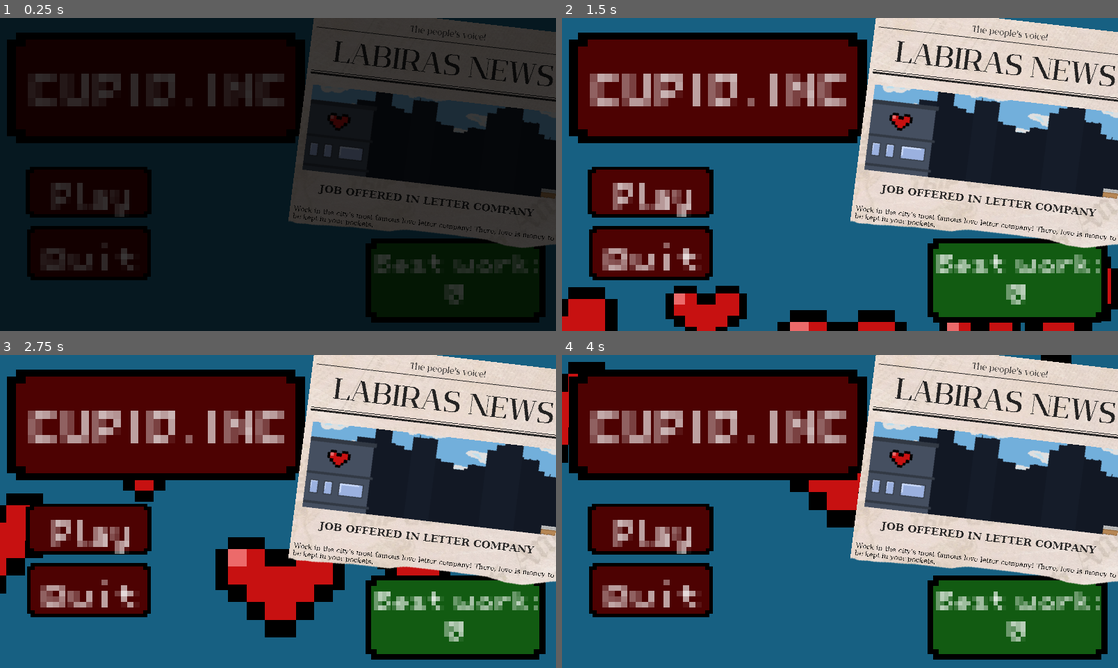
Above: before the commit, frames 1-4 (two rows, left to right).
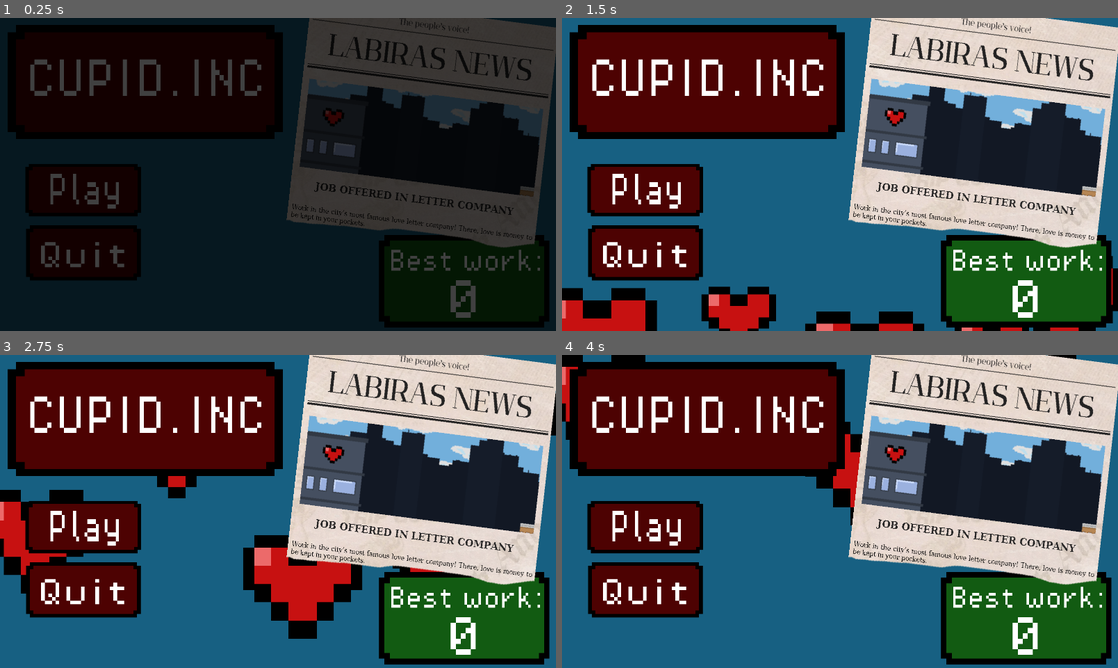
Above: after the commit, the same moments.

Repository: SoaresDavidson/CUPID.inc
Game: Godot game, scene res://scenes/menu.tscn
The game is run twice, just before and just after one commit, with the same random seed, the same clock (stepped at 60 frames per second) and the same inputs.
Inputs:
- Up to frame 1 (0.25 s): no input
- Up to frame 2 (1.5 s): no input
- Up to frame 3 (2.75 s): no input
- Up to frame 4 (4 s): no input

The runs differ from the first frame. In frame 1, 17% of the frame differs, in the area x 1-100%, y 0-99%; in frame 2, 32%; in frame 3, 32%, in the area x 0-100%, y 0-99%; in frame 4, 28%.

Commit message:
Ajuste de escala, resolução e aparência do jogo

Diff:
--- a/project.godot
+++ b/project.godot
@@ -21,9 +21,12 @@
 
 [display]
 
+window/size/viewport_width=1920
+window/size/viewport_height=1080
+window/size/mode=3
 window/size/resizable=false
-window/stretch/mode="canvas_items"
-window/stretch/aspect="ignore"
+window/stretch/mode="viewport"
+window/stretch/scale_mode="integer"
 
 [input]
 
--- a/scenes/fracasso.tscn
+++ b/scenes/fracasso.tscn
@@ -57,6 +57,7 @@
 }
 
 [node name="Fracasso" type="Node2D"]
+scale = Vector2(1.6713, 1.67679)
 script = ExtResource("1_eng58")
 
 [node name="AnimationPlayer" type="AnimationPlayer" parent="."]
--- a/scenes/incompetente.tscn
+++ b/scenes/incompetente.tscn
@@ -57,6 +57,7 @@
 }
 
 [node name="Incompetente" type="Node2D"]
+scale = Vector2(1.66795, 1.66252)
 script = ExtResource("1_p5nb6")
 
 [node name="AnimationPlayer" type="AnimationPlayer" parent="."]
--- a/scenes/incompetentefracasso.tscn
+++ b/scenes/incompetentefracasso.tscn
@@ -57,6 +57,7 @@
 }
 
 [node name="IncompetenteFracasso" type="Node2D"]
+scale = Vector2(1.66804, 1.67043)
 script = ExtResource("1_objh6")
 
 [node name="AnimationPlayer" type="AnimationPlayer" parent="."]
--- a/scenes/jogo_2.tscn
+++ b/scenes/jogo_2.tscn
@@ -63,6 +63,7 @@
 }
 
 [node name="Jogo2" type="Node2D"]
+scale = Vector2(1.67098, 1.65963)
 script = ExtResource("1_o8kaa")
 
 [node name="AnimationPlayer" type="AnimationPlayer" parent="."]
--- a/scenes/menu.tscn
+++ b/scenes/menu.tscn
@@ -211,7 +211,7 @@
 offset_bottom = 38.0
 grow_horizontal = 2
 grow_vertical = 2
-scale = Vector2(15.9463, 15.2628)
+scale = Vector2(24.5609, 26.2775)
 script = ExtResource("1_7e1da")
 
 [node name="AnimationPlayer" type="AnimationPlayer" parent="."]
@@ -228,9 +228,9 @@
 [node name="Button" type="Button" parent="."]
 modulate = Color(1, 1, 1, 0)
 layout_mode = 0
-offset_left = 21.447
+offset_left = 15.5092
 offset_top = 18.1488
-offset_right = 96.4467
+offset_right = 90.5089
 offset_bottom = 49.1488
 scale = Vector2(0.2, 0.2)
 mouse_default_cursor_shape = 2
@@ -238,9 +238,9 @@
 [node name="Button2" type="Button" parent="."]
 modulate = Color(1, 1, 1, 0)
 layout_mode = 0
-offset_left = 21.6351
+offset_left = 15.6973
 offset_top = 26.4041
-offset_right = 96.6347
+offset_right = 90.6969
 offset_bottom = 57.4041
 scale = Vector2(0.2, 0.2)
 mouse_default_cursor_shape = 2
@@ -248,9 +248,9 @@
 [node name="Jogar" type="Label" parent="."]
 z_index = 2
 layout_mode = 0
-offset_left = 23.5164
+offset_left = 17.5786
 offset_top = 18.804
-offset_right = 93.5162
+offset_right = 87.5784
 offset_bottom = 41.804
 scale = Vector2(0.400619, 0.573047)
 theme_override_fonts/font = ExtResource("3_qqr6m")
@@ -261,9 +261,9 @@
 z_index = 2
 texture_filter = 1
 layout_mode = 0
-offset_left = 16.1166
+offset_left = 10.1788
 offset_top = 27.8455
-offset_right = 68.1166
+offset_right = 62.1788
 offset_bottom = 50.8455
 scale = Vector2(0.507914, 0.468302)
 theme_override_fonts/font = ExtResource("3_qqr6m")
@@ -273,14 +273,14 @@
 
 [node name="BotãoSprite2" type="Sprite2D" parent="."]
 z_index = 1
-position = Vector2(20.8199, 17.6901)
+position = Vector2(14.8821, 17.6901)
 scale = Vector2(0.509523, 0.431438)
 texture = ExtResource("4_2ajk6")
 centered = false
 
 [node name="BotãoSprite3" type="Sprite2D" parent="."]
 z_index = 1
-position = Vector2(20.9453, 25.7489)
+position = Vector2(15.0075, 25.7489)
 scale = Vector2(0.502877, 0.455316)
 texture = ExtResource("4_2ajk6")
 centered = false
@@ -311,15 +311,15 @@
 texture = ExtResource("5_xb4tc")
 
 [node name="BotãoSprite" type="Sprite2D" parent="."]
-position = Vector2(37.689, 6.97775)
+position = Vector2(31.7512, 6.97775)
 scale = Vector2(1.2111, 0.937738)
 texture = ExtResource("4_2ajk6")
 
 [node name="Título" type="Label" parent="."]
 layout_mode = 0
-offset_left = 21.0959
+offset_left = 15.1581
 offset_top = 4.19991
-offset_right = 195.095
+offset_right = 189.157
 offset_bottom = 27.1999
 scale = Vector2(0.590699, 0.684382)
 theme_override_fonts/font = ExtResource("3_qqr6m")
@@ -341,11 +341,11 @@
 [node name="Recorde" type="Label" parent="."]
 z_index = 2
 layout_mode = 0
-offset_left = 67.2493
-offset_top = 33.4391
-offset_right = 117.249
-offset_bottom = 43.4391
-scale = Vector2(0.386894, 0.422483)
+offset_left = 73.6945
+offset_top = 32.6516
+offset_right = 80.6945
+offset_bottom = 40.6516
+scale = Vector2(0.7, 0.7)
 theme_override_fonts/font = ExtResource("3_qqr6m")
 theme_override_font_sizes/font_size = 8
 text = "X"
@@ -353,11 +353,11 @@
 
 [node name="Botãoverde" type="Sprite2D" parent="."]
 position = Vector2(76.5931, 33.1115)
-scale = Vector2(0.730487, 0.715584)
+scale = Vector2(0.749053, 0.761447)
 texture = ExtResource("6_fj4yt")
 
 [node name="Jornal" type="Sprite2D" parent="."]
-position = Vector2(73.9984, 12.6451)
+position = Vector2(70.7223, 12.6451)
 rotation = 0.120428
 scale = Vector2(0.0461336, 0.0463004)
 texture = ExtResource("7_mqhc5")
--- a/scenes/transição.tscn
+++ b/scenes/transição.tscn
@@ -80,6 +80,7 @@
 }]
 
 [node name="Transição" type="Node2D"]
+scale = Vector2(1.6617, 1.66823)
 script = ExtResource("1_qssvp")
 
 [node name="AnimationPlayer" type="AnimationPlayer" parent="."]
--- a/script/main.gd
+++ b/script/main.gd
@@ -218,11 +218,18 @@
 		$Lixeira.hide()
 		$Livrinho.show()
 	else: #isso também
-		$"botãoaceitar".show()
-		$"botãonegar".show()
-		$cartaReabrir.show()
-		$Lixeira.show()
-		$Livrinho.show()
+		if $Label.visible:
+			$"botãoaceitar".hide()
+			$"botãonegar".hide()
+			$cartaReabrir.hide()
+			$Lixeira.hide()
+			$Livrinho.show()
+		else:
+			$"botãoaceitar".show()
+			$"botãonegar".show()
+			$cartaReabrir.show()
+			$Lixeira.show()
+			$Livrinho.show()
 
 func evento(j:int):
 	if j == 6:
@@ -269,7 +276,6 @@
 		%destinatario.text = "To: You"
 		%textinho.text ="We want you with us! We're going to lower your quota!"
 		meta -= 1
-		veneno = true
 	else:
 		cartapadrão()
 		completa_cartapadrao()
@@ -316,7 +322,7 @@
 func bomba():
 	%remetente.text = "From: Unknown"
 	%destinatario.text = "To: You"
-	%textinho.text = "DO YOU KNOW HOW TO DISARM A BOMB? I HOPE SO..."
+	%textinho.text = "Do you know how to disarm a bomb?"
 
 func cartadeseixo():
 	var w = randi_range(0,1)#
Not shown: 1 places in Audios/menuMusic.tscn that only renumber resources
Not shown, changed: export_presets.cfg
